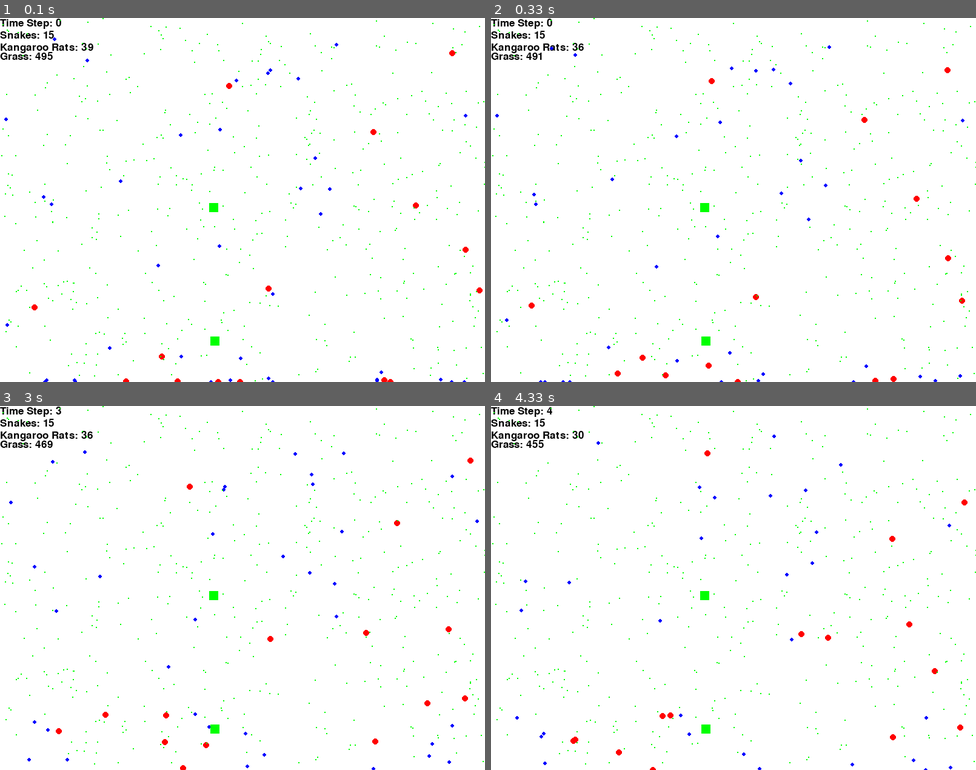
Above: before the commit, frames 1-4 (two rows, left to right).
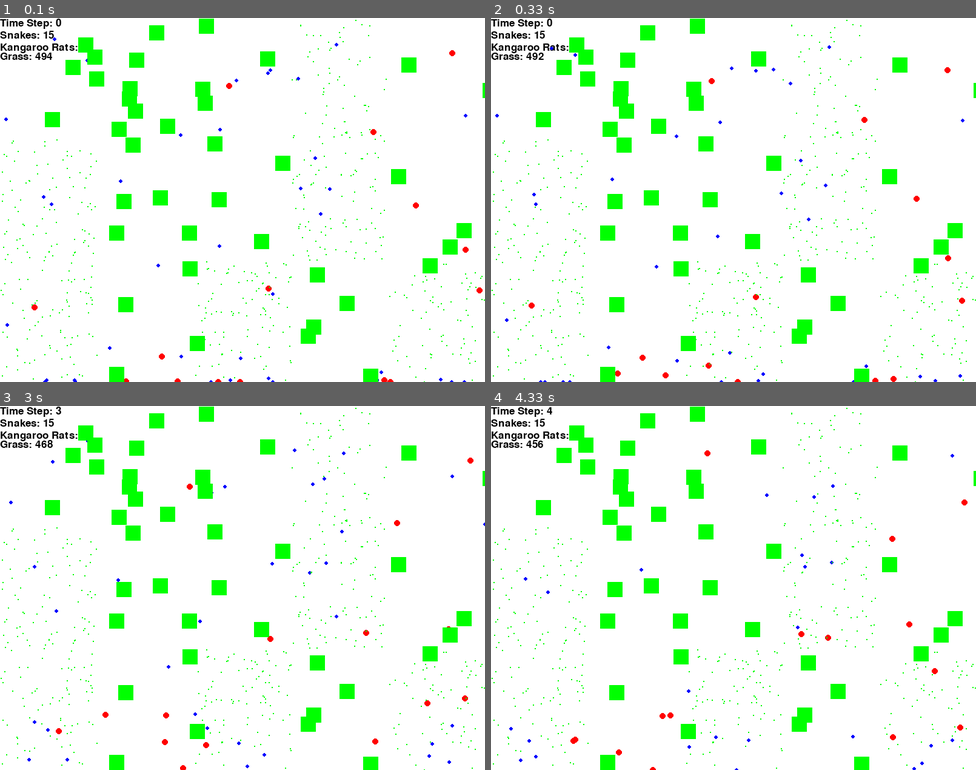
Above: after the commit, the same moments.

Repository: michaelremington2/uumarrty
Game: pygame game, started from Main.py
Same seed, same stepped clock (60 frames per second), same inputs: the game is played once before the commit and once after it.
Inputs:
- Up to frame 1 (0.1 s): no input
- Up to frame 2 (0.33 s): no input
- Up to frame 3 (3 s): no input
- Up to frame 4 (4.33 s): tap Enter at 3.33, 3.67, 4 s

The runs differ from the first frame. In frame 1, 5.8% of the frame differs, in the area x 0-100%, y 0-100%; in frame 2, 5.8%; in frame 3, 5.9%; in frame 4, 6.0%.

Commit message:
Added functions to assign resources to microgrids distributed along the game surface. Next step is to change movement and energy algorythims to emulate more of a dynamic game theory environment

Diff:
--- a/Main.py
+++ b/Main.py
@@ -22,6 +22,8 @@
         self.caption = pygame.display.set_caption(self.title)
         self.font = pygame.font.SysFont(None, 25)
         self.climate_grid = {}
+        self.open_area_keys = []
+        self.bush_area_keys = []
         self.climate_grid_gen()
         self.dead_kr_list = []
         self.dead_snake_list = []
@@ -34,6 +36,14 @@
     def background(self):
         '''Generates Game Background. This should be run first.'''
         self.game_display.fill(self.background_color)
+
+    def microclimate_key_list_gen(self,microclimate_key,climate_type):
+        if climate_type == 'bush':
+            self.bush_area_keys.append(microclimate_key)
+        elif climate_type == 'open':
+            self.open_area_keys.append(microclimate_key)
+        else:
+            raise ValueError('Too many microclimates defined')
 
     def climate_grid_gen(self):
         ''' This function breaks the game grid into 15 rectangular microclimates and labels them as such.
@@ -45,6 +55,7 @@
             for y in range(0,self.height, micro_height):
                 for x in range(0,self.width,micro_width):
                     climate_type = random.choice(['open','bush'])
+                    self.microclimate_key_list_gen(microclimate_key,climate_type)
                     if microclimate_key not in self.climate_grid:
                         microclimate_grid = (np.arange(x,x+micro_width),np.arange(y,y+micro_height))
                         self.climate_grid[microclimate_key] = [climate_type,microclimate_grid]
@@ -55,18 +66,19 @@
     def set_organisms(self):
         '''Initiates enumierated dictionaries of all the organism objects based on initial populations and randomly
         places objects across the area of the board.'''
+        self.bushes_dict = dict(enumerate(
+            [organisms.bush(self.climate_grid,self.bush_area_keys,self.width,self.height) for i in range(self.initial_bush_pop)]
+            ))
+        self.grasses_dict = dict(enumerate(
+            [organisms.grass(self.climate_grid,self.open_area_keys,self.width,self.height) for i in range(self.initial_grass_pop)]
+            ))
         self.snake_dict = dict(enumerate(
             [organisms.snake(self.width,self.height) for i in range(self.initial_snake_pop)]
             ))
         self.krat_dict = dict(enumerate(
             [organisms.kangaroo_rat(self.width,self.height) for i in range(self.initial_kr_pop)]
             ))
-        self.bushes_dict = dict(enumerate(
-            [organisms.bush(self.width,self.height) for i in range(self.initial_bush_pop)]
-            ))
-        self.grasses_dict = dict(enumerate(
-            [organisms.grass(self.width,self.height) for i in range(self.initial_grass_pop)]
-            ))
+
 
     def add_organisms(self,org_list,org_type):
         '''Designates shape, color, and sets energy and move counters of objects depending on the organism type.
@@ -216,7 +228,6 @@
 
     def program_quit(self):
         '''Quits python and pygame when run.'''
-        #print(np.array(self.krat_energy_check))
         pygame.quit()
         quit()
 
@@ -269,7 +280,7 @@
 if __name__ ==  "__main__":
     initial_snake_pop = 15
     initial_kr_pop = 40
-    initial_bush_pop = 2
+    initial_bush_pop = 40
     initial_grass_pop = 500
     sim = sim(initial_snake_pop,initial_kr_pop,initial_bush_pop,initial_grass_pop)
     sim.main()
--- a/organisms.py
+++ b/organisms.py
@@ -271,16 +271,25 @@
 
 
 class bush:
-    def __init__(self,boundary_x=800,boundary_y= 600):
+    def __init__(self,climate_grid, bush_microclimate_list,boundary_x=800,boundary_y= 600):
         self.color = (0,255,0)
-        self.wid= 15
-        self.length = 15
-        self.boundary_y = boundary_y
-        self.boundary_x = boundary_x
-        self.x = random.randrange(0,boundary_x)
-        self.y = random.randrange(0,boundary_y)
+        self.wid= 25
+        self.length = 25
+        self.boundary_y = boundary_y
+        self.boundary_x = boundary_x
+        self.climate_grid = climate_grid
+        self.assigned_grid_key = random.choice(bush_microclimate_list)
+        self.climate_grid_assign()
+        #self.x = random.randrange(0,boundary_x)
+        #self.y = random.randrange(0,boundary_y)
         self.energy_counter = random.randrange(2000,3000)
         self.alive = True
+
+    def climate_grid_assign(self):
+        assigned_grid = self.climate_grid[self.assigned_grid_key]
+        grid = assigned_grid[1]
+        self.x = random.choice(grid[0])
+        self.y = random.choice(grid[1])
 
     def bush_dead(self):
         if self.energy_counter <=0:
@@ -294,16 +303,25 @@
             self.energy_counter = 0
 
 class grass:
-    def __init__(self,boundary_x=800,boundary_y= 600):
+    def __init__(self,climate_grid, open_microclimate_list, boundary_x=800,boundary_y= 600):
         self.color = (0,255,0)
         self.wid= 2
         self.length = 2
         self.boundary_y = boundary_y
         self.boundary_x = boundary_x
-        self.x = random.randrange(0,boundary_x)
-        self.y = random.randrange(0,boundary_y)
+        self.climate_grid = climate_grid
+        self.assigned_grid_key = random.choice(open_microclimate_list)
+        #self.x = random.randrange(0,boundary_x)
+        #self.y = random.randrange(0,boundary_y)
+        self.climate_grid_assign()
         self.energy_counter = random.randrange(50,60)
         self.alive = True
+
+    def climate_grid_assign(self):
+        assigned_grid = self.climate_grid[self.assigned_grid_key]
+        grid = assigned_grid[1]
+        self.x = random.choice(grid[0])
+        self.y = random.choice(grid[1])
 
     def grass_dead(self):
         if self.alive == False:
